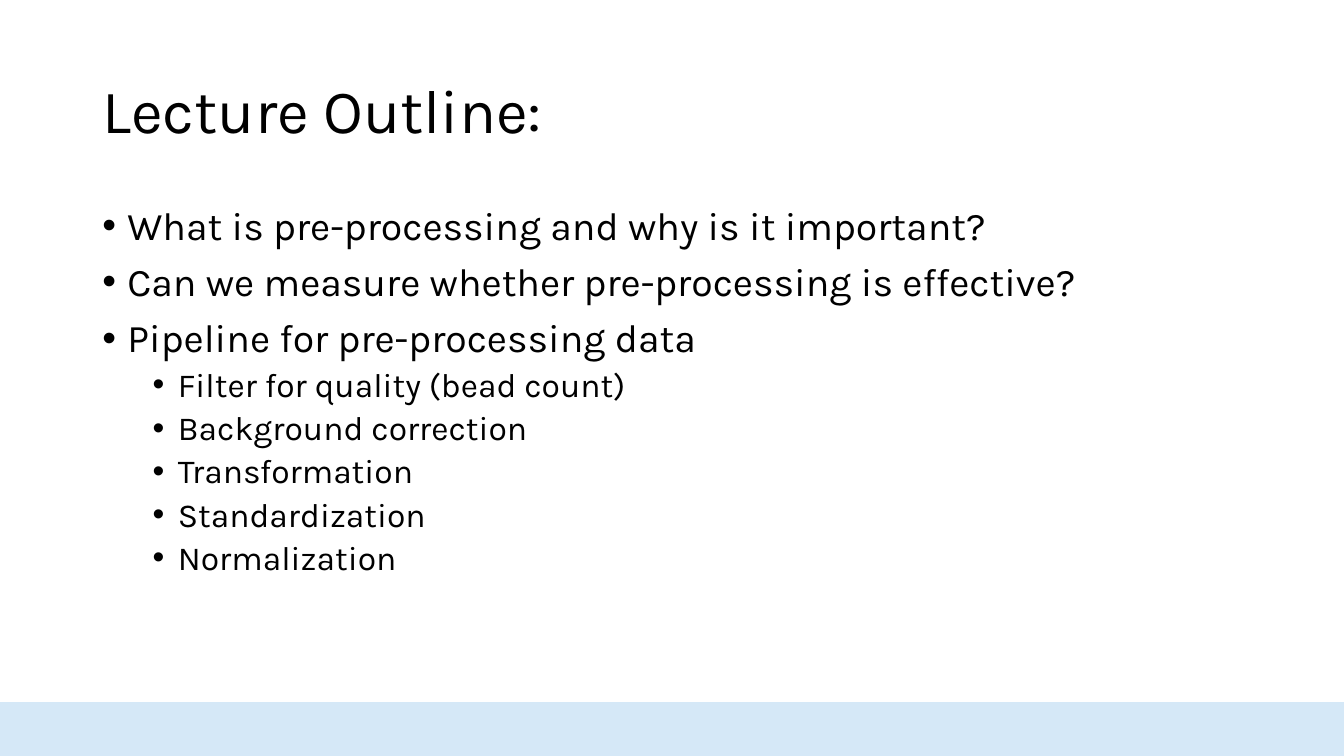
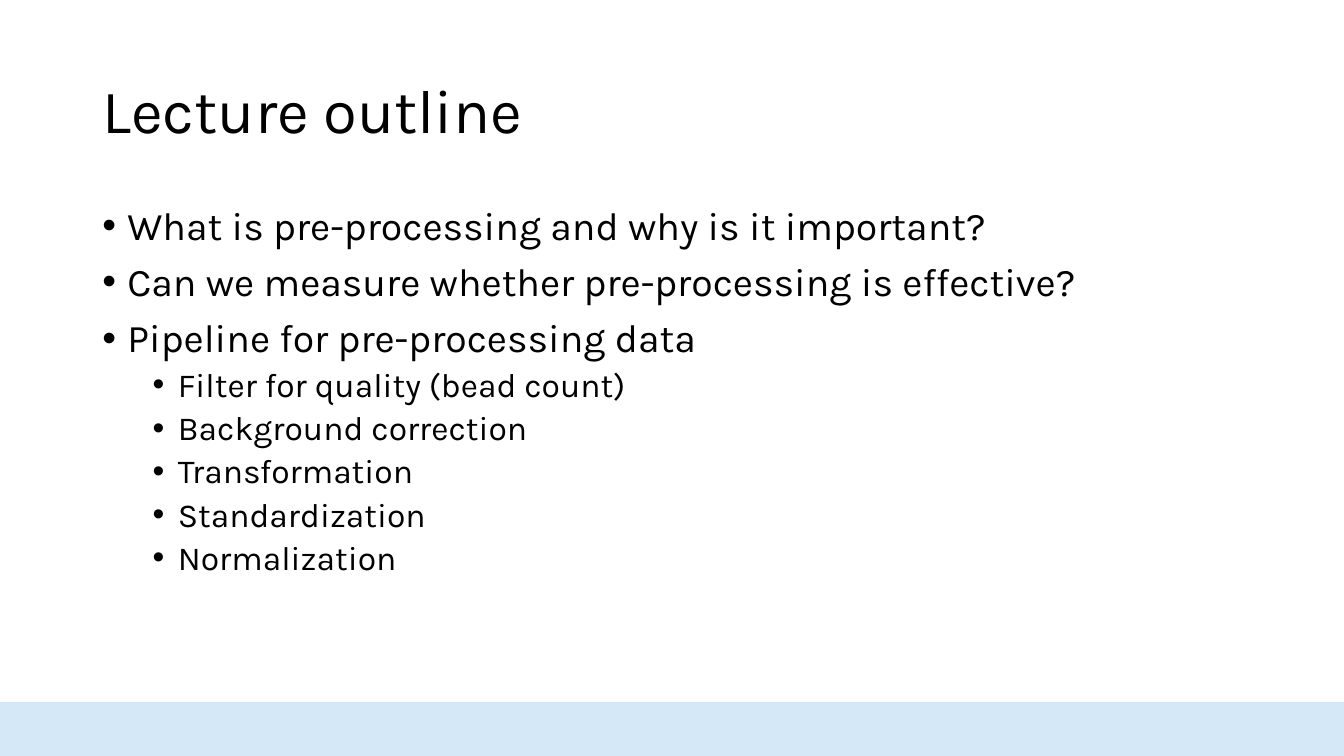
Before and after one commit to HopkinsIDD/seroanalytics_workshop, a slide deck: slide 2 of Part 3/Lecture 3.pptx. Drawn at 1344x756 pixels with LibreOffice and Linux fonts; fonts in the diff are those of the drawing; background and template pictures are left out. Boxes give left, top, right and bottom in pixels: in the first picture for what was removed or moved away, otherwise in the second. Text is boxed around its words. In the diff, an @@ line names an element or a change of style, - is before the commit and + after.

```diff
--- a/Part 3/Lecture 3.pptx
+++ b/Part 3/Lecture 3.pptx
@@ title at (102,90,521,134): text changed @@
-Lecture Outline:
+Lecture outline
```
Also in this commit, not shown: 21 other slides changed, 2 other files.
